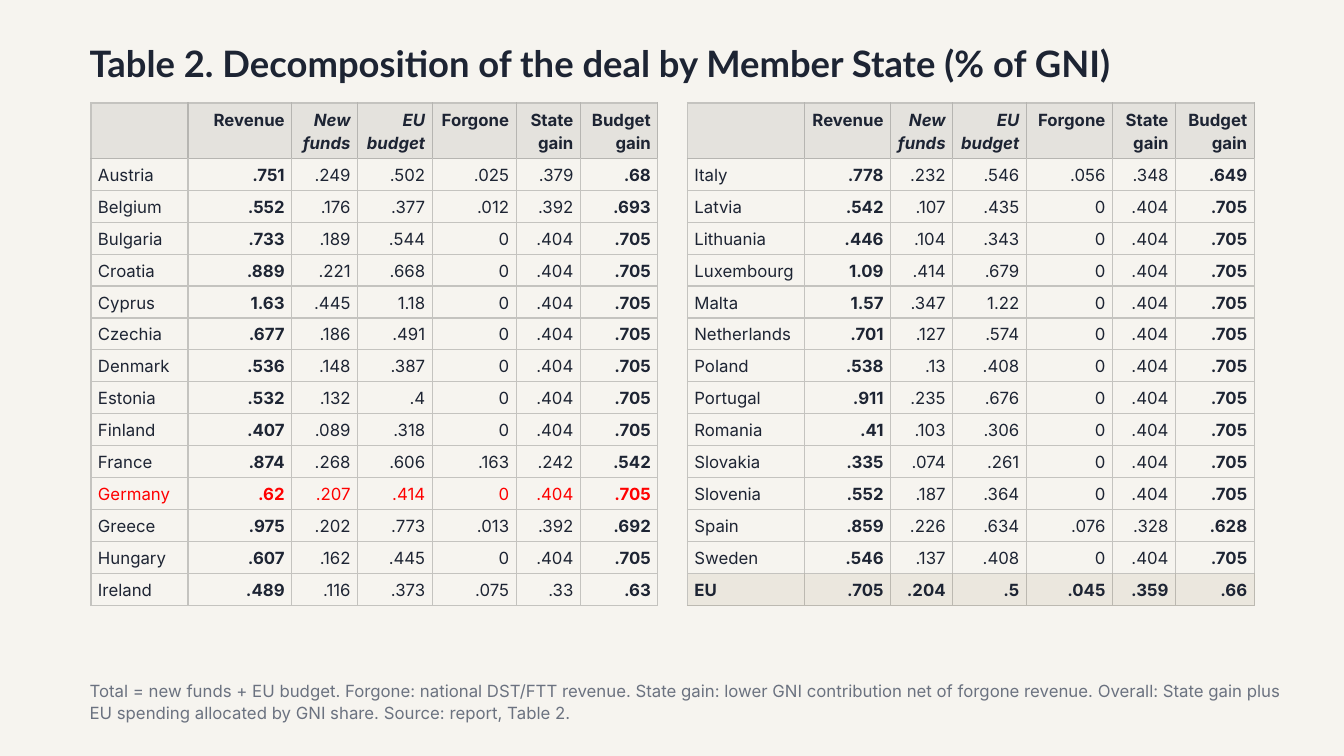
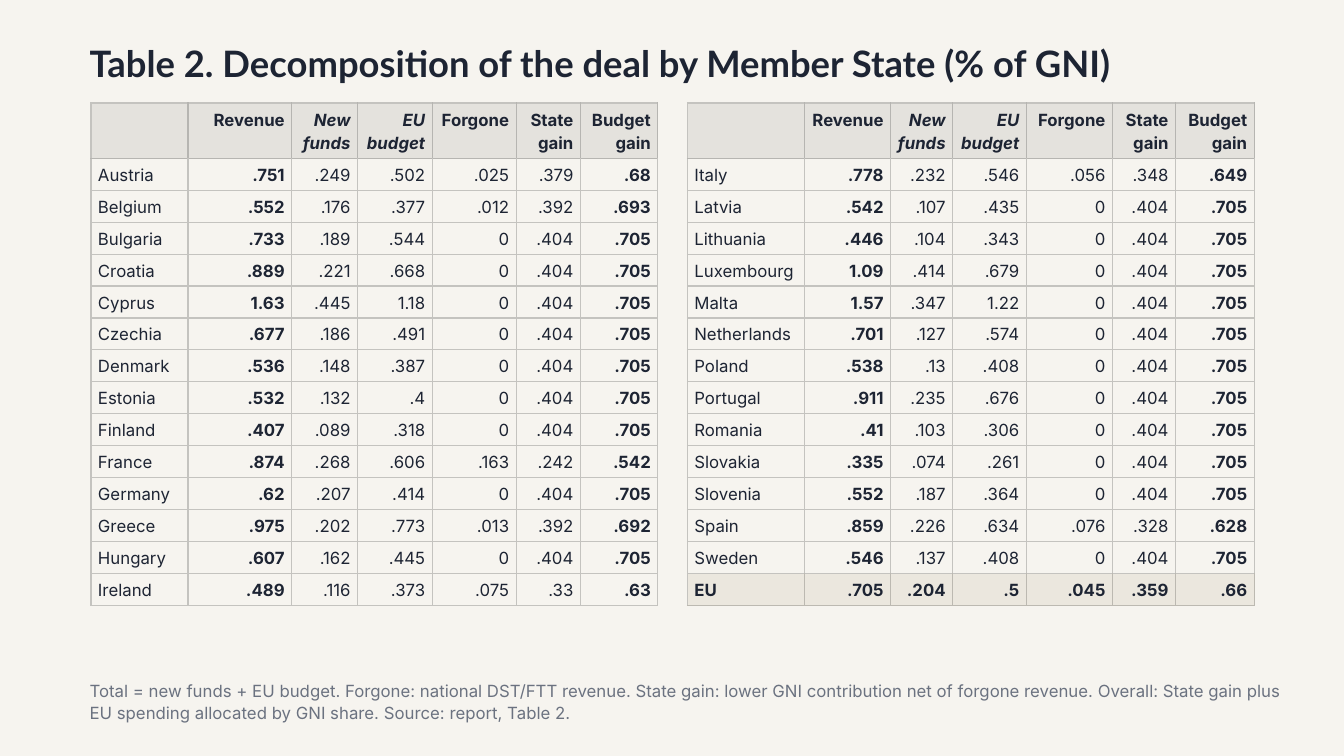
Before and after one commit to Montagnard/rapport-GRA-ft.-GC, a slide deck: slide 9 of prez_Berlin.pptx. Drawn at 1344x756 pixels with LibreOffice and Linux fonts; fonts in the diff are those of the drawing. Boxes give left, top, right and bottom in pixels: in the first picture for what was removed or moved away, otherwise in the second. Text is boxed around its words. In the diff, an @@ line names an element or a change of style, - is before the commit and + after.

```diff
--- a/prez_Berlin.pptx
+++ b/prez_Berlin.pptx
@@ table at <box>91,103,657,605</box> @@
@@ text colour #FF0000 to #1D2433 in "Germany", ".62", ".207", ".414" and 3 more places @@
```
Also in this commit, not shown: 1 other slide changed.
